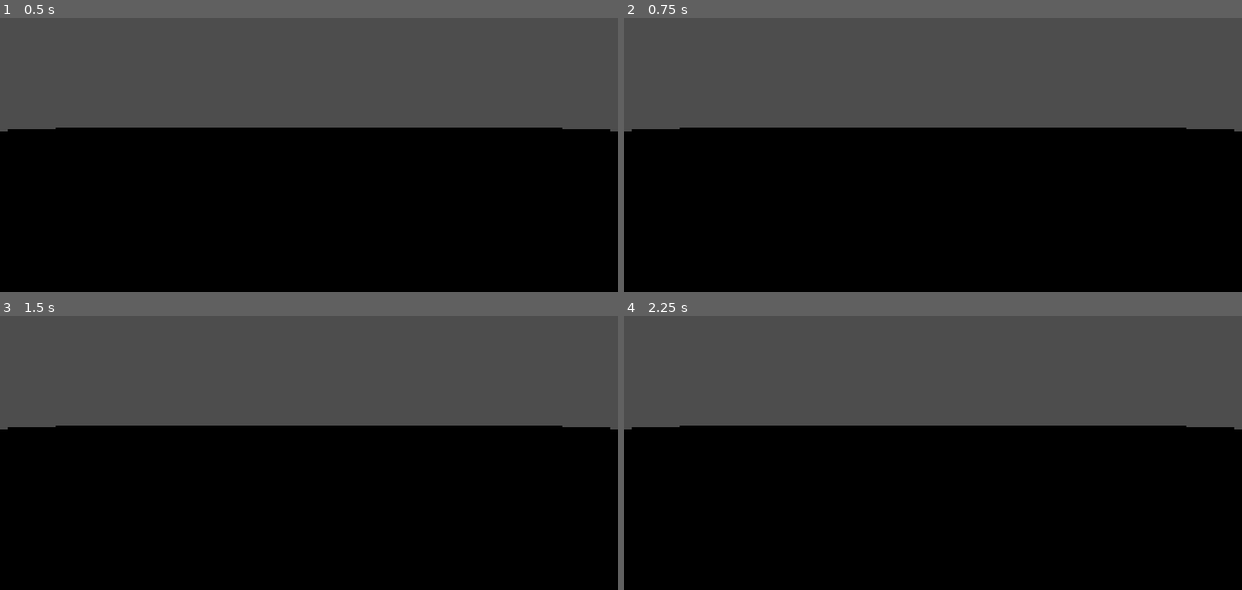
Above: before the commit, frames 1-4 (two rows, left to right).
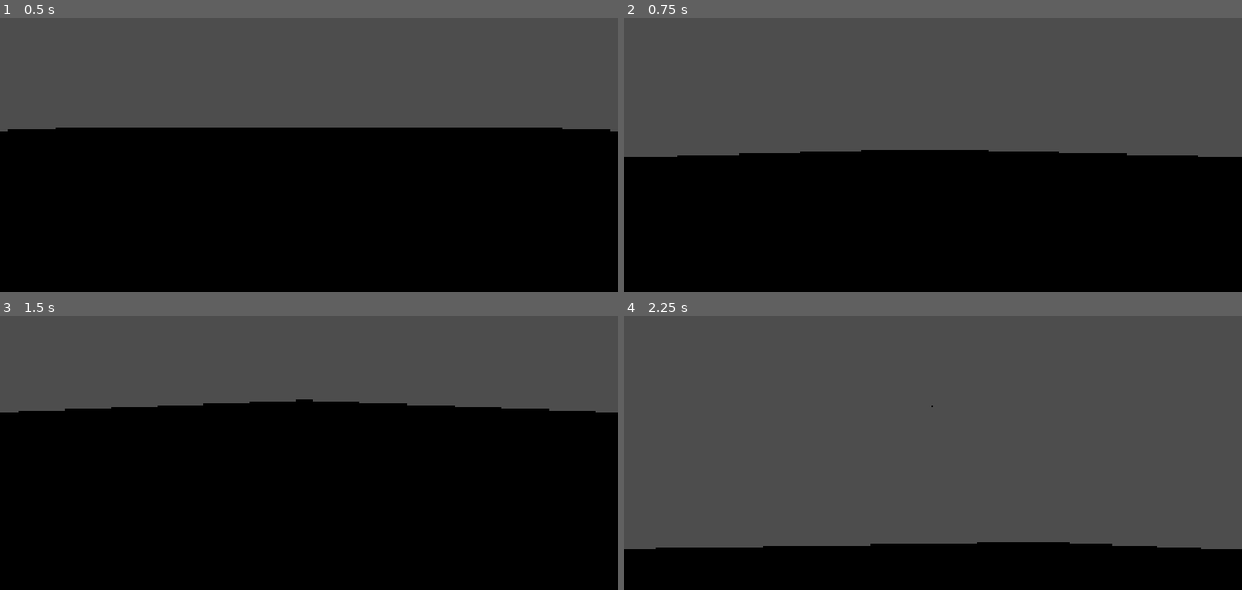
Above: after the commit, the same moments.

Repository: avictasacrifice/godot-templates-2026-3d
Game: Godot game, scene res://_Game/Scene/main/MAIN.tscn
The game is run twice, just before and just after one commit, with the same random seed, the same clock (stepped at 60 frames per second) and the same inputs.
Inputs (mouse positions are in pixels of both pictures, inside the frame that each line leads up to):
- Up to frame 1 (0.5 s): no input
- Up to frame 2 (0.75 s): tap Enter at 0.5 s; move the mouse to (1068, 100) at 0.52 s; tap A (a, bound only after the commit) at 0.6 s
- Up to frame 3 (1.5 s): tap D (d, bound only after the commit) at 0.8, 1.35 s; tap Space (space, bound only after the commit) at 1.25 s; move the mouse to (185, 433) at 1.27 s
- Up to frame 4 (2.25 s): click (809, 433) at 1.55 s; move the mouse to (994, 340) at 2.02 s; press the mouse at (994, 340) at 2.03 s

Frame 1 is identical in both runs. In frame 2, 9.2% of the frame differs, in the area x 0-100%, y 40-51%; in frame 3, 7.1%; in frame 4, 44%, in the area x 0-100%, y 32-86%.

Commit message:
cltkfkfkfkfkffkfkfkfk врага

Diff:
--- /dev/null
+++ b/_Game/Scene/bullet/bullet.gd
@@ -0,0 +1,18 @@
+extends Area3D
+
+const SPEED := 60.0
+const LIFETIME := 2.0
+
+func _ready() -> void:
+	body_entered.connect(_on_body_entered)
+
+	get_tree().create_timer(LIFETIME).timeout.connect(queue_free)
+
+func _physics_process(delta: float) -> void:
+
+	global_position += -global_transform.basis.z * SPEED * delta
+
+func _on_body_entered(body: Node) -> void:
+	if body.has_method("take_damage"):
+		body.take_damage(1)
+	queue_free()
--- /dev/null
+++ b/_Game/Scene/bullet/bullet.tscn
@@ -0,0 +1,20 @@
+[gd_scene format=3 uid="uid://b1ixog1pe44pk"]
+
+[ext_resource type="Script" uid="uid://pk362bmqemhg" path="res://_Game/Scene/bullet/bullet.gd" id="1_lp5t8"]
+
+[sub_resource type="BoxShape3D" id="BoxShape3D_1jhmp"]
+size = Vector3(0.1, 0.1, 0.1)
+
+[sub_resource type="BoxMesh" id="BoxMesh_hl1nl"]
+size = Vector3(0.1, 0.1, 0.1)
+
+[node name="Bullet" type="Area3D" unique_id=1604386238]
+collision_layer = 0
+collision_mask = 2
+script = ExtResource("1_lp5t8")
+
+[node name="CollisionShape3D" type="CollisionShape3D" parent="." unique_id=1769492564]
+shape = SubResource("BoxShape3D_1jhmp")
+
+[node name="MeshInstance3D" type="MeshInstance3D" parent="." unique_id=739247058]
+mesh = SubResource("BoxMesh_hl1nl")
--- /dev/null
+++ b/_Game/Scene/enemy/enemy.gd
@@ -0,0 +1,28 @@
+extends StaticBody3D
+
+var health: int = 3
+var _flash_material: StandardMaterial3D
+
+func _ready() -> void:
+
+	_flash_material = StandardMaterial3D.new()
+	_flash_material.albedo_color = Color.WHITE
+	$MeshInstance3D.material_override = _flash_material
+
+func take_damage(amount: int) -> void:
+	health -= amount
+	print("Враг гандон: ", health)
+
+	_flash_material.albedo_color = Color(1, 0, 0)
+	await get_tree().create_timer(0.1).timeout
+
+	if not is_instance_valid(self):
+		return
+	_flash_material.albedo_color = Color.WHITE
+
+	if health <= 0:
+		die()
+
+func die() -> void:
+	print("Враг это гуль э э э ми а!")
+	queue_free()
--- /dev/null
+++ b/_Game/Scene/enemy/enemy.tscn
@@ -0,0 +1,18 @@
+[gd_scene format=3 uid="uid://b6q1x3okocxa6"]
+
+[ext_resource type="Script" uid="uid://dje0lh7ryupxl" path="res://_Game/Scene/enemy/enemy.gd" id="1_imd7w"]
+
+[sub_resource type="BoxMesh" id="BoxMesh_1jhmp"]
+
+[sub_resource type="BoxShape3D" id="BoxShape3D_hl1nl"]
+
+[node name="Enemy" type="StaticBody3D" unique_id=630593048]
+collision_layer = 2
+collision_mask = 0
+script = ExtResource("1_imd7w")
+
+[node name="MeshInstance3D" type="MeshInstance3D" parent="." unique_id=1149368254]
+mesh = SubResource("BoxMesh_1jhmp")
+
+[node name="CollisionShape3D" type="CollisionShape3D" parent="." unique_id=322321871]
+shape = SubResource("BoxShape3D_hl1nl")
--- a/_Game/Scene/main/MAIN.tscn
+++ b/_Game/Scene/main/MAIN.tscn
@@ -1,6 +1,8 @@
 [gd_scene format=3 uid="uid://d1n6oc3tfm8ls"]
 
 [ext_resource type="Script" uid="uid://qvgce1fhwijs" path="res://_Game/Scene/main/player.gd" id="1_dyvsr"]
+[ext_resource type="PackedScene" uid="uid://b1ixog1pe44pk" path="res://_Game/Scene/bullet/bullet.tscn" id="2_67t6u"]
+[ext_resource type="PackedScene" uid="uid://b6q1x3okocxa6" path="res://_Game/Scene/enemy/enemy.tscn" id="3_w20bv"]
 
 [sub_resource type="CapsuleShape3D" id="CapsuleShape3D_hl1nl"]
 
@@ -11,12 +13,16 @@
 [node name="CharacterBody3D" type="CharacterBody3D" parent="." unique_id=1616475035]
 transform = Transform3D(1, 0, 0, 0, 1, 0, 0, 0, 1, 0, 0.8171024, 0)
 script = ExtResource("1_dyvsr")
+BulletScene = ExtResource("2_67t6u")
 
 [node name="CollisionShape3D" type="CollisionShape3D" parent="CharacterBody3D" unique_id=2129612299]
 shape = SubResource("CapsuleShape3D_hl1nl")
 
 [node name="Camera3D" type="Camera3D" parent="CharacterBody3D" unique_id=2140634615]
 transform = Transform3D(1, 0, 0, 0, 1, 0, 0, 0, 1, 0, 1, 0)
+
+[node name="Muzzle" type="Marker3D" parent="CharacterBody3D/Camera3D" unique_id=1806626888]
+transform = Transform3D(1, 0, 0, 0, 1, 0, 0, 0, 1, 0, 0, -0.03)
 
 [node name="CSGBox3D" type="CSGBox3D" parent="." unique_id=1023346647]
 transform = Transform3D(100, 0, 0, 0, 0.1, 0, 0, 0, 100, 0, 0, 0)
@@ -27,3 +33,6 @@
 [node name="CollisionShape3D" type="CollisionShape3D" parent="CSGBox3D/StaticBody3D" unique_id=544494759]
 transform = Transform3D(0.99999976, 0, 0, 0, 0.99999994, 0, 0, 0, 0.99999976, 0, 0, 0)
 shape = SubResource("BoxShape3D_hl1nl")
+
+[node name="Enemy" parent="." unique_id=1859471518 instance=ExtResource("3_w20bv")]
+transform = Transform3D(1, 0, 0, 0, 1, 0, 0, 0, 1, 0, 2.5227563, 2.6736915)
--- a/_Game/Scene/main/player.gd
+++ b/_Game/Scene/main/player.gd
@@ -1,9 +1,40 @@
 extends CharacterBody3D
-
 
 const SPEED = 5.0
 const JUMP_VELOCITY = 4.5
+const MOUSE_SENSITIVITY = 0.002          # радианы на пиксель — подкрути по вкусу
+const PITCH_LIMIT = deg_to_rad(89.0)     # чтобы камера не переворачивалась
 
+@export var BulletScene : PackedScene
+
+@onready var camera: Camera3D = $Camera3D
+@onready var muzzle: Marker3D = $Camera3D/Muzzle
+
+var _pitch: float = 0.0   # накопленный наклон камеры по X
+
+func _ready() -> void:
+	Input.mouse_mode = Input.MOUSE_MODE_CAPTURED
+
+func _unhandled_input(event: InputEvent) -> void:
+	# --- ESC — отпустить/захватить курсор ---
+	if event.is_action_pressed("ui_cancel"):
+		if Input.mouse_mode == Input.MOUSE_MODE_CAPTURED:
+			Input.mouse_mode = Input.MOUSE_MODE_VISIBLE
+		else:
+			Input.mouse_mode = Input.MOUSE_MODE_CAPTURED
+		return
+
+	# --- Поворот мышью ---
+	if event is InputEventMouseMotion and Input.mouse_mode == Input.MOUSE_MODE_CAPTURED:
+		# Yaw — вращаем всё тело вокруг вертикальной оси
+		rotate_y(-event.relative.x * MOUSE_SENSITIVITY)
+		# Pitch — наклоняем только камеру, с ограничением
+		_pitch = clamp(_pitch - event.relative.y * MOUSE_SENSITIVITY, -PITCH_LIMIT, PITCH_LIMIT)
+		camera.rotation.x = _pitch
+
+	# --- Выстрел (только когда курсор захвачен) ---
+	if event.is_action_pressed("fire") and Input.mouse_mode == Input.MOUSE_MODE_CAPTURED:
+		shoot()
 
 func _physics_process(delta: float) -> void:
 	if not is_on_floor():
@@ -12,7 +43,7 @@
 	if Input.is_action_just_pressed("space") and is_on_floor():
 		velocity.y = JUMP_VELOCITY
 
-
+	# transform.basis у тела — только yaw, поэтому движение «плоское» и корректное
 	var input_dir := Input.get_vector("a", "d", "w", "s")
 	var direction := (transform.basis * Vector3(input_dir.x, 0, input_dir.y)).normalized()
 	if direction:
@@ -23,3 +54,8 @@
 		velocity.z = move_toward(velocity.z, 0, SPEED)
 
 	move_and_slide()
+
+func shoot() -> void:
+	var bullet := BulletScene.instantiate()
+	get_tree().current_scene.add_child(bullet)
+	bullet.global_transform = muzzle.global_transform
--- a/project.godot
+++ b/project.godot
@@ -23,6 +23,39 @@
 window/stretch/mode="canvas_items"
 window/stretch/aspect="expand"
 
+[input]
+
+w={
+"deadzone": 0.2,
+"events": [Object(InputEventKey,"resource_local_to_scene":false,"resource_name":"","device":-1,"window_id":0,"alt_pressed":false,"shift_pressed":false,"ctrl_pressed":false,"meta_pressed":false,"pressed":false,"keycode":0,"physical_keycode":87,"key_label":0,"unicode":119,"location":0,"echo":false,"script":null)
+]
+}
+a={
+"deadzone": 0.2,
+"events": [Object(InputEventKey,"resource_local_to_scene":false,"resource_name":"","device":-1,"window_id":0,"alt_pressed":false,"shift_pressed":false,"ctrl_pressed":false,"meta_pressed":false,"pressed":false,"keycode":0,"physical_keycode":65,"key_label":0,"unicode":97,"location":0,"echo":false,"script":null)
+]
+}
+d={
+"deadzone": 0.2,
+"events": [Object(InputEventKey,"resource_local_to_scene":false,"resource_name":"","device":-1,"window_id":0,"alt_pressed":false,"shift_pressed":false,"ctrl_pressed":false,"meta_pressed":false,"pressed":false,"keycode":0,"physical_keycode":68,"key_label":0,"unicode":100,"location":0,"echo":false,"script":null)
+]
+}
+s={
+"deadzone": 0.2,
+"events": [Object(InputEventKey,"resource_local_to_scene":false,"resource_name":"","device":-1,"window_id":0,"alt_pressed":false,"shift_pressed":false,"ctrl_pressed":false,"meta_pressed":false,"pressed":false,"keycode":0,"physical_keycode":83,"key_label":0,"unicode":115,"location":0,"echo":false,"script":null)
+]
+}
+space={
+"deadzone": 0.2,
+"events": [Object(InputEventKey,"resource_local_to_scene":false,"resource_name":"","device":-1,"window_id":0,"alt_pressed":false,"shift_pressed":false,"ctrl_pressed":false,"meta_pressed":false,"pressed":false,"keycode":0,"physical_keycode":32,"key_label":0,"unicode":32,"location":0,"echo":false,"script":null)
+]
+}
+fire={
+"deadzone": 0.2,
+"events": [Object(InputEventMouseButton,"resource_local_to_scene":false,"resource_name":"","device":-1,"window_id":0,"alt_pressed":false,"shift_pressed":false,"ctrl_pressed":false,"meta_pressed":false,"button_mask":1,"position":Vector2(178, 16),"global_position":Vector2(187, 64),"factor":1.0,"button_index":1,"canceled":false,"pressed":true,"double_click":false,"script":null)
+]
+}
+
 [physics]
 
 3d/physics_engine="Jolt Physics"
Not shown, added: _Game/Scene/bullet/bullet.gd.uid
Not shown, added: _Game/Scene/enemy/enemy.gd.uid
